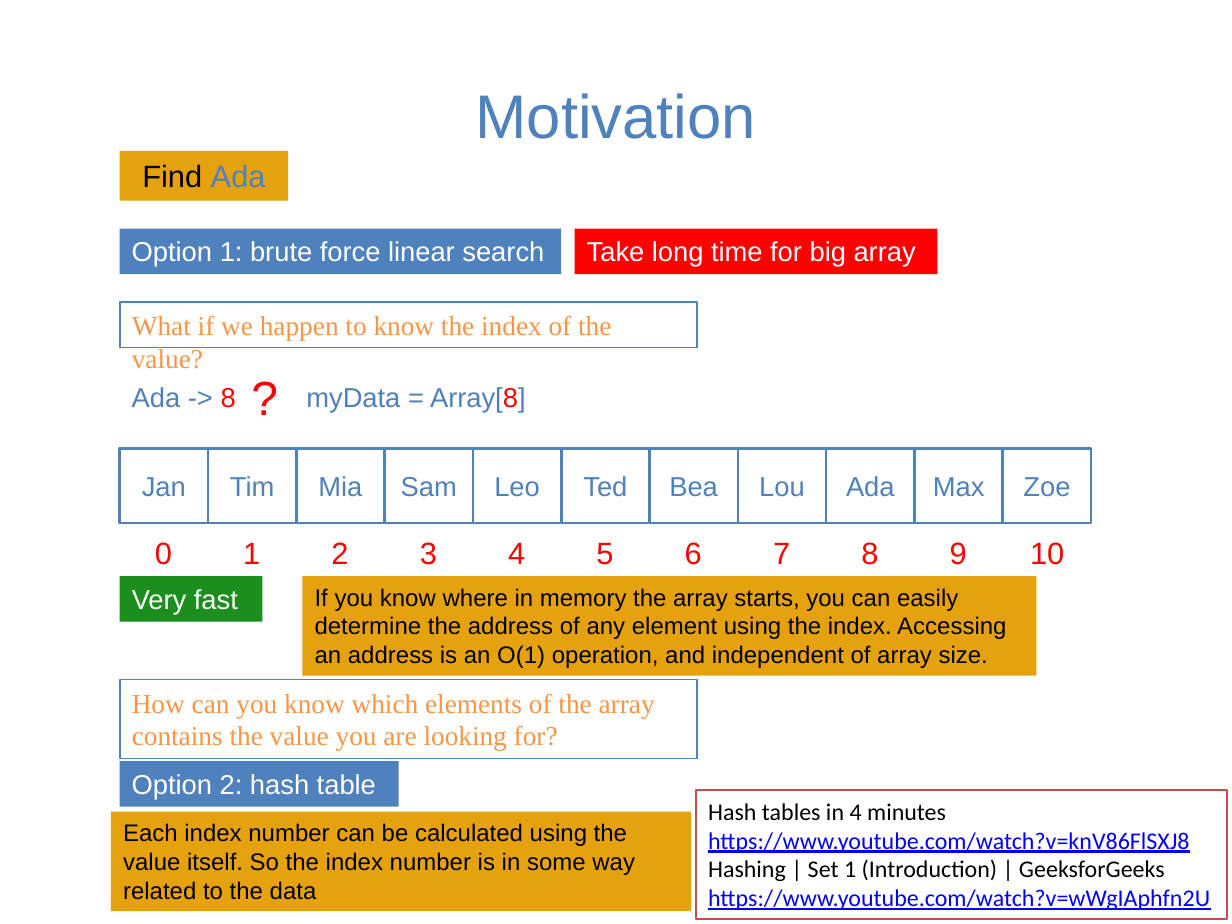
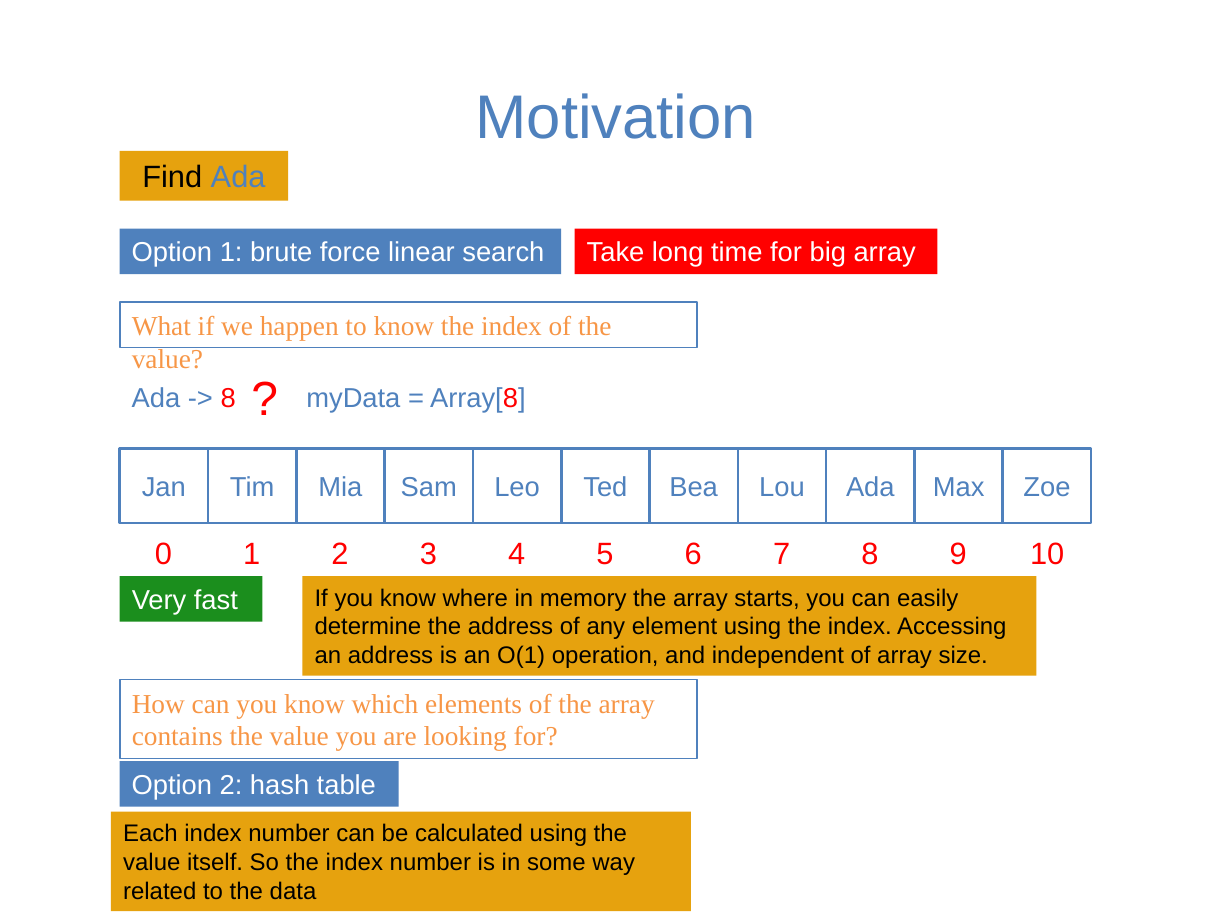
Before and after one commit to guhofstra/CSC111Fa25, a slide deck: slide 3 of PPTs/Lecture 7-hash table.pptx. Drawn at 1232x924 pixels with LibreOffice and Linux fonts; fonts in the diff are those of the drawing. Boxes give left, top, right and bottom in pixels: in the first picture for what was removed or moved away, otherwise in the second. Text is boxed around its words. In the diff, an @@ line names an element or a change of style, - is before the commit and + after.

```diff
--- a/PPTs/Lecture 7-hash table.pptx
+++ b/PPTs/Lecture 7-hash table.pptx
@@ rectangle removed at (x1=696, y1=791, x2=1227, y2=919) @@
-Hash tables in 4 minutes
-https://www.youtube.com/watch?v=knV86FlSXJ8
-Hashing | Set 1 (Introduction) | GeeksforGeeks
-https://www.youtube.com/watch?v=wWgIAphfn2U
```
Also in this commit, not shown: 20 other slides changed, 6 slides added, 1 slide removed, 4 other files.
